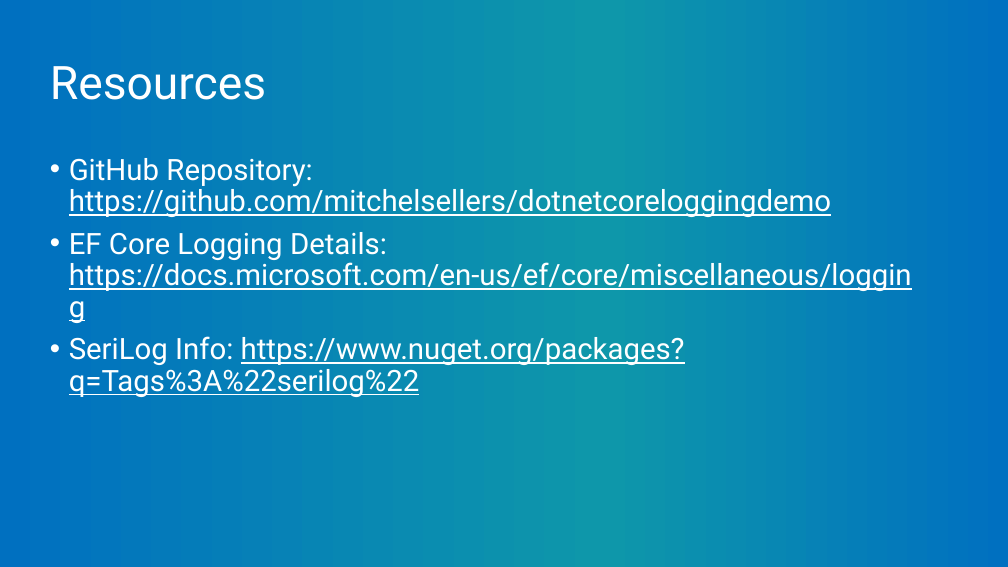
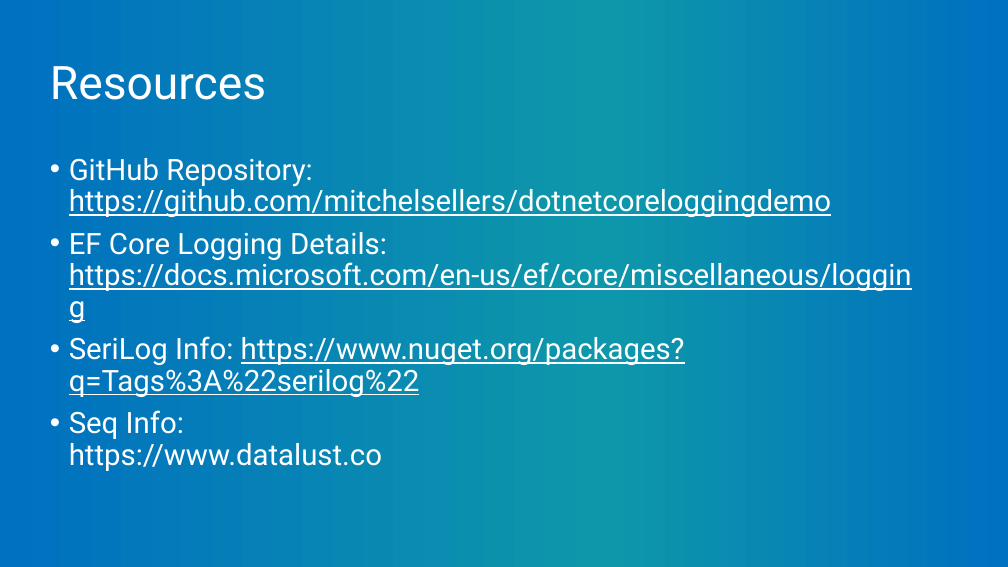
Before and after one commit to mitchelsellers/dotnetcoreloggingdemo, a slide deck: slide 14 of Presentation/But It Was Logged.pptx (slide 12 before the commit). Drawn at 1008x567 pixels with LibreOffice and Linux fonts; fonts in the diff are those of the drawing; background and template pictures are left out. Boxes give left, top, right and bottom in pixels: in the first picture for what was removed or moved away, otherwise in the second. Text is boxed around its words. In the diff, an @@ line names an element or a change of style, - is before the commit and + after.

```diff
--- a/Presentation/But It Was Logged.pptx
+++ b/Presentation/But It Was Logged.pptx
@@ text at bbox=[69, 410, 382, 471]: paragraph added @@
+• Seq Info:
+  https://www.datalust.co
```
Also in this commit, not shown: 9 other slides changed, 2 slides added, 4 other files.
